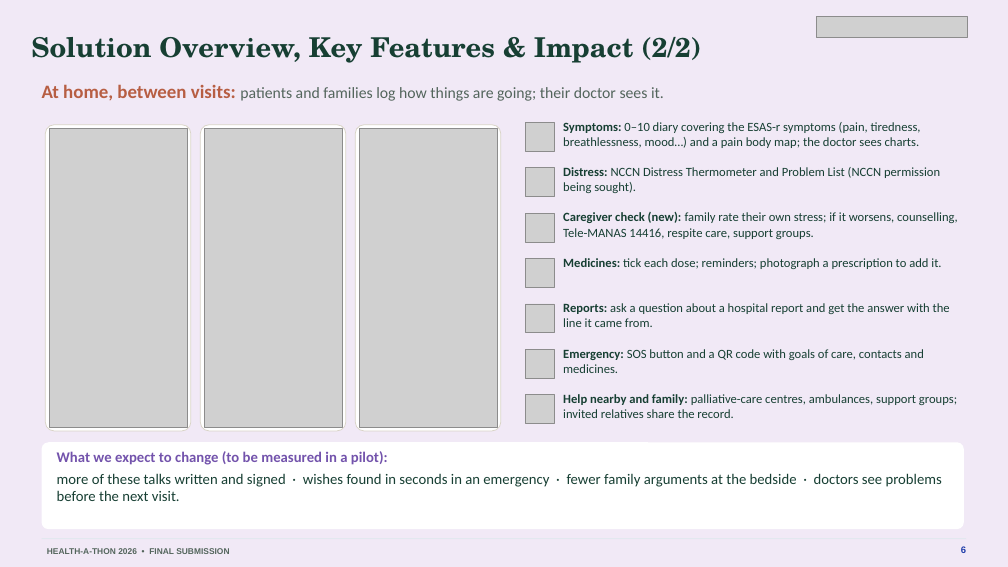
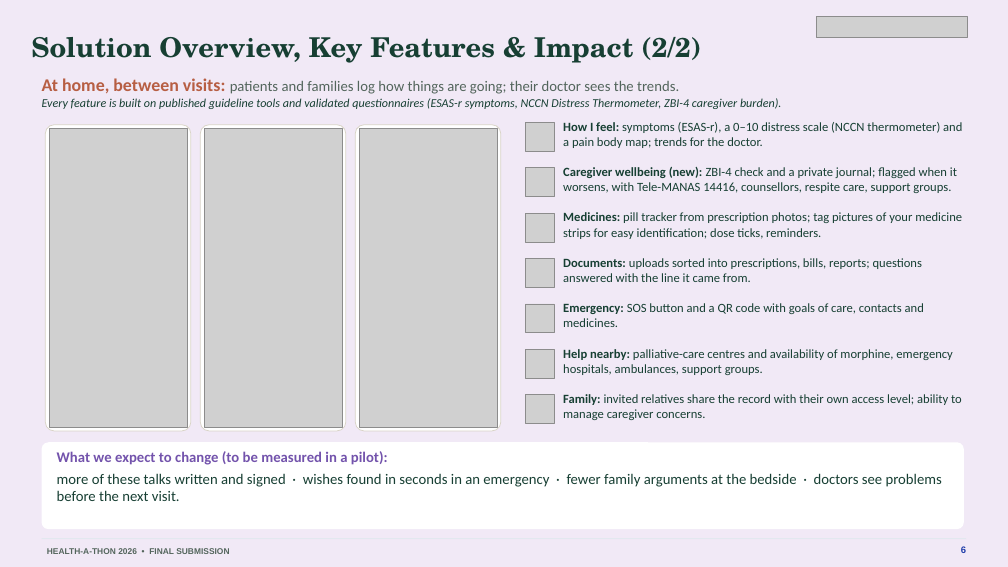
Before and after one commit to basithladdu/healthathon, a slide deck: slide 6 of output/final-submission/Sahara-Final-Presentation.pptx. Drawn at 1008x567 pixels with LibreOffice and Linux fonts; fonts in the diff are those of the drawing; grey boxes stand for pictures. Boxes give left, top, right and bottom in pixels: in the first picture for what was removed or moved away, otherwise in the second. Text is boxed around its words. In the diff, an @@ line names an element or a change of style, - is before the commit and + after.

```diff
--- a/output/final-submission/Sahara-Final-Presentation.pptx
+++ b/output/final-submission/Sahara-Final-Presentation.pptx
@@ text at [42, 78, 781, 109]: text changed; size 15 to 11.5 pt; text colour #53655C to #173F33; italic on @@
-At home, between visits: patients and families log how things are going; their doctor sees it.
+At home, between visits: patients and families log how things are going; their doctor sees the trends.
+Every feature is built on published guideline tools and validated questionnaires (ESAS-r symptoms, NCCN Distress Thermometer, ZBI-4 caregiver burden).
@@ text at [563, 122, 962, 148]: text changed @@
-Symptoms: 0–10 diary covering the ESAS-r symptoms (pain, tiredness, breathlessness, mood…) and a pain body map; the doctor sees charts.
+How I feel: symptoms (ESAS-r), a 0–10 distress scale (NCCN thermometer) and a pain body map; trends for the doctor.
@@ text at [563, 167, 957, 193]: text changed @@
-Distress: NCCN Distress Thermometer and Problem List (NCCN permission being sought).
+Caregiver wellbeing (new): ZBI-4 check and a private journal; flagged when it worsens, with Tele-MANAS 14416, counsellors, respite care, support groups.
@@ text at [563, 212, 962, 239]: text changed @@
-Caregiver check (new): family rate their own stress; if it worsens, counselling, Tele-MANAS 14416, respite care, support groups.
+Medicines: pill tracker from prescription photos; tag pictures of your medicine strips for easy identification; dose ticks, reminders.
@@ text at [563, 258, 922, 282]: text changed @@
-Medicines: tick each dose; reminders; photograph a prescription to add it.
+Documents: uploads sorted into prescriptions, bills, reports; questions answered with the line it came from.
@@ text "Emergency: SOS button and a ...": place and size @@
-text "Emergency: SOS button and a ..." at [563, 349, 924, 373]
+text "Emergency: SOS button and a ..." at [563, 303, 924, 327]
@@ text removed at [563, 303, 950, 327] @@
-Reports: ask a question about a hospital report and get the answer with the line it came from.
@@ text added at [563, 349, 952, 375], 12 pt, text #173F33 @@
+Help nearby: palliative-care centres and availability of morphine, emergency hospitals, ambulances, support groups.
@@ text at [563, 394, 962, 420]: text changed @@
-Help nearby and family: palliative-care centres, ambulances, support groups; invited relatives share the record.
+Family: invited relatives share the record with their own access level; ability to manage caregiver concerns.
```
Also in this commit, not shown: 11 other slides changed, 13 other files.
